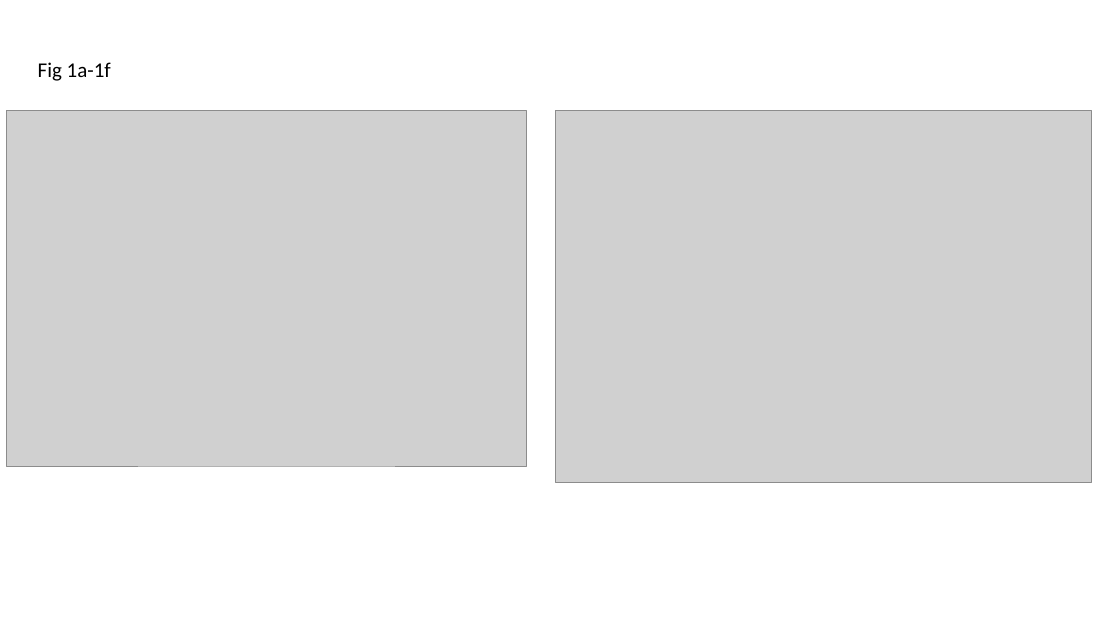
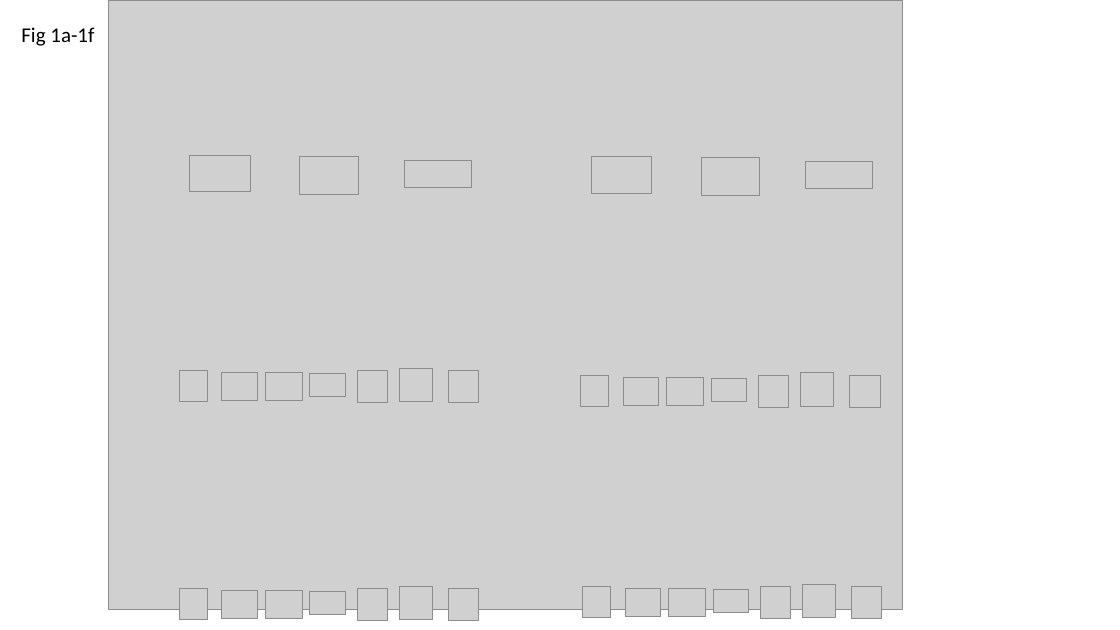
Before and after one commit to hurlbertlab/core-transient, a slide deck: slide 2 of output/plots/all_figs_with_legends.pptx. Drawn at 1120x630 pixels with LibreOffice and Linux fonts; fonts in the diff are those of the drawing; grey boxes stand for pictures; background and template pictures are left out. Boxes give left, top, right and bottom in pixels: in the first picture for what was removed or moved away, otherwise in the second. Text is boxed around its words. In the diff, an @@ line names an element or a change of style, - is before the commit and + after.

```diff
--- a/output/plots/all_figs_with_legends.pptx
+++ b/output/plots/all_figs_with_legends.pptx
@@ text "Fig 1a-1f": place and size @@
-text "Fig 1a-1f" at bbox=[38, 62, 111, 81]
+text "Fig 1a-1f" at bbox=[21, 27, 94, 46]
@@ picture added at bbox=[109, 0, 903, 609] @@
@@ picture removed at bbox=[7, 111, 527, 466] @@
@@ picture removed at bbox=[556, 111, 1092, 483] @@
@@ picture added at bbox=[190, 155, 250, 192] @@
@@ picture added at bbox=[300, 157, 359, 195] @@
@@ picture added at bbox=[404, 160, 471, 187] @@
@@ picture added at bbox=[592, 157, 652, 193] @@
@@ picture added at bbox=[702, 158, 760, 196] @@
@@ picture added at bbox=[806, 161, 873, 188] @@
@@ group added at bbox=[180, 368, 478, 403]: 7 pictures @@
@@ group added at bbox=[581, 373, 880, 408]: 7 pictures @@
@@ group added at bbox=[180, 586, 478, 621]: 7 pictures @@
@@ group added at bbox=[583, 584, 881, 618]: 7 pictures @@
```
Also in this commit, not shown: 4 other slides changed, 24 other files.
